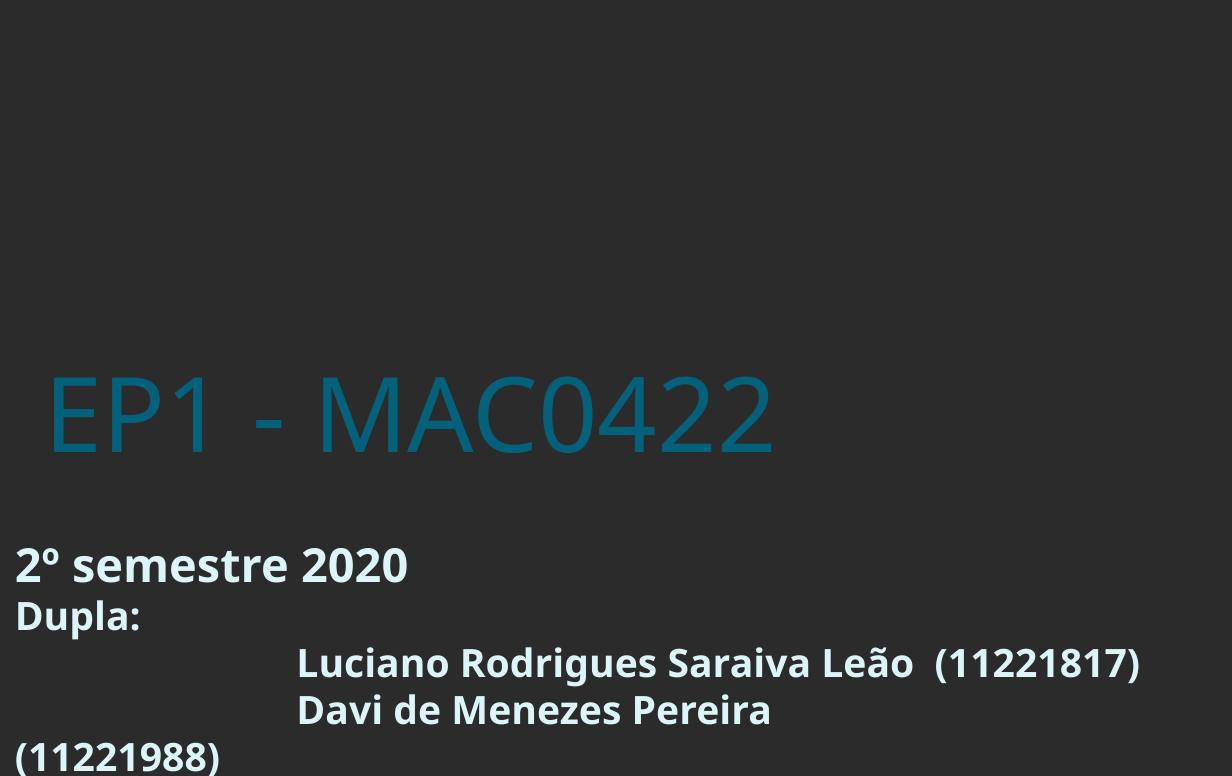
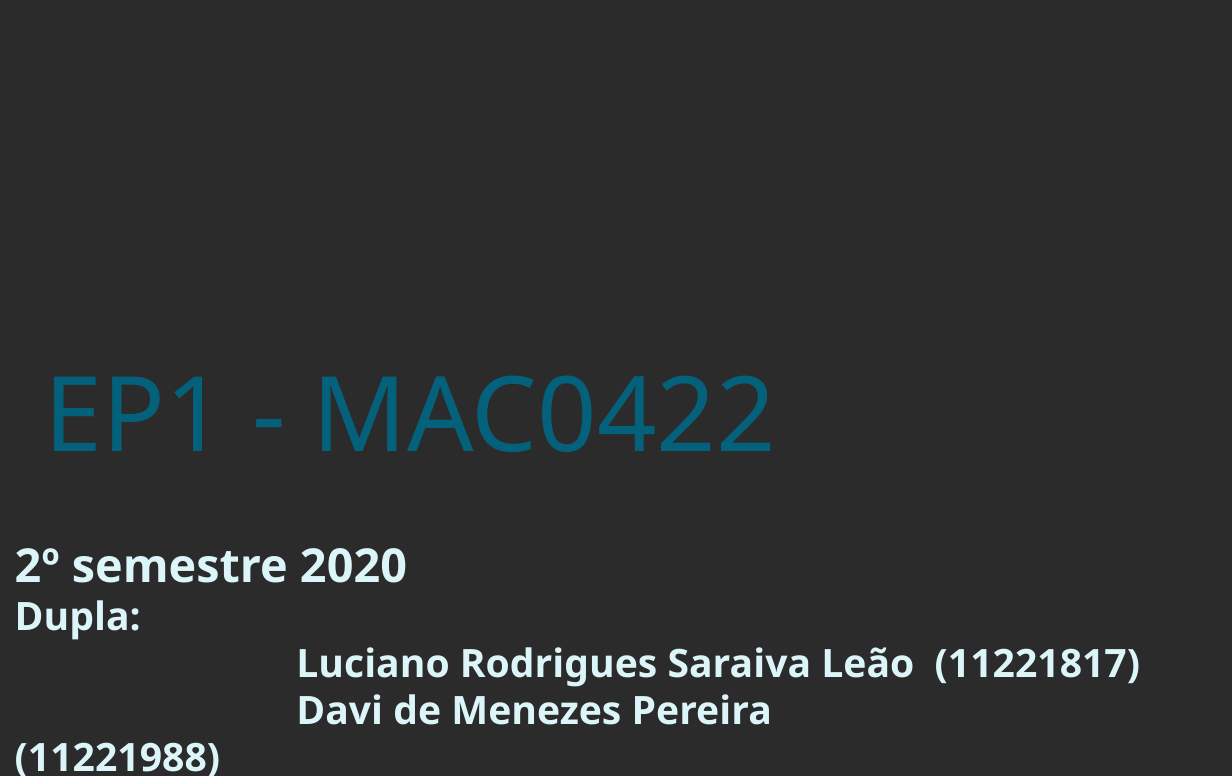
Before and after one commit to davimp/SistemasOperacionais, a slide deck: slide 1 of ep1/slides.odp. Drawn at 1232x776 pixels with LibreOffice and Linux fonts; fonts in the diff are those of the drawing; background and template pictures are left out; a plain dark background stands for a picture behind light text. Boxes give left, top, right and bottom in pixels: in the first picture for what was removed or moved away, otherwise in the second. Text is boxed around its words. In the diff, an @@ line names an element or a change of style, - is before the commit and + after.

```diff
--- a/ep1/slides.odp
+++ b/ep1/slides.odp
@@ subtitle at bbox=[15, 548, 407, 583]: size 36 to 35.9 pt in "2º semestre 2020" @@
```
Also in this commit, not shown: 11 slides added, 2 slides removed, 1 other file.
